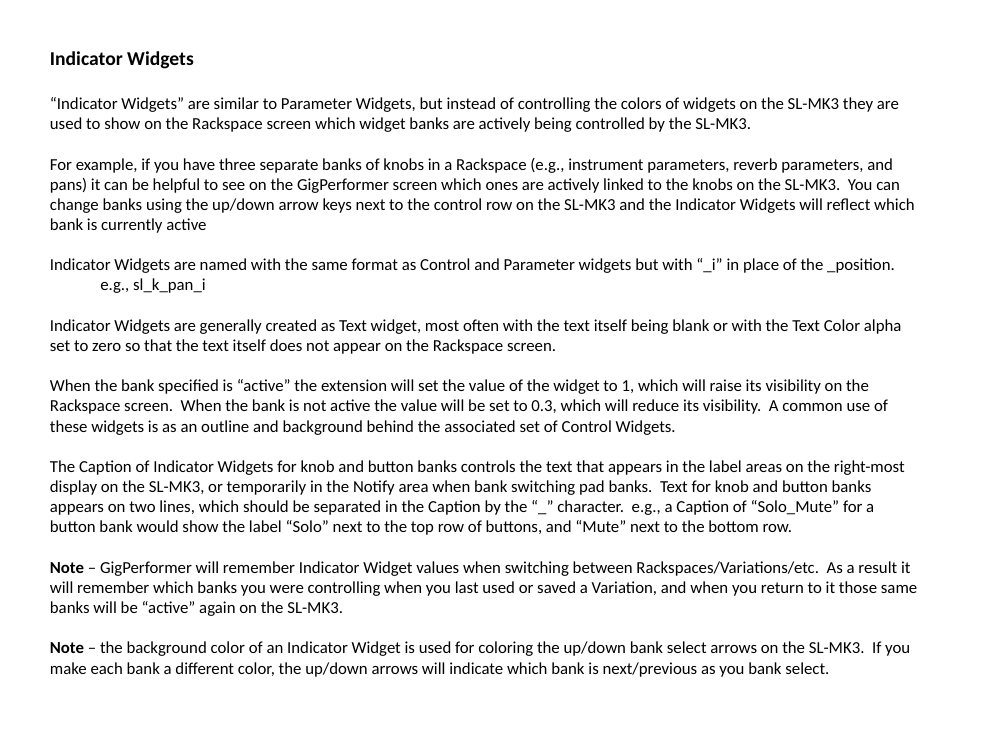
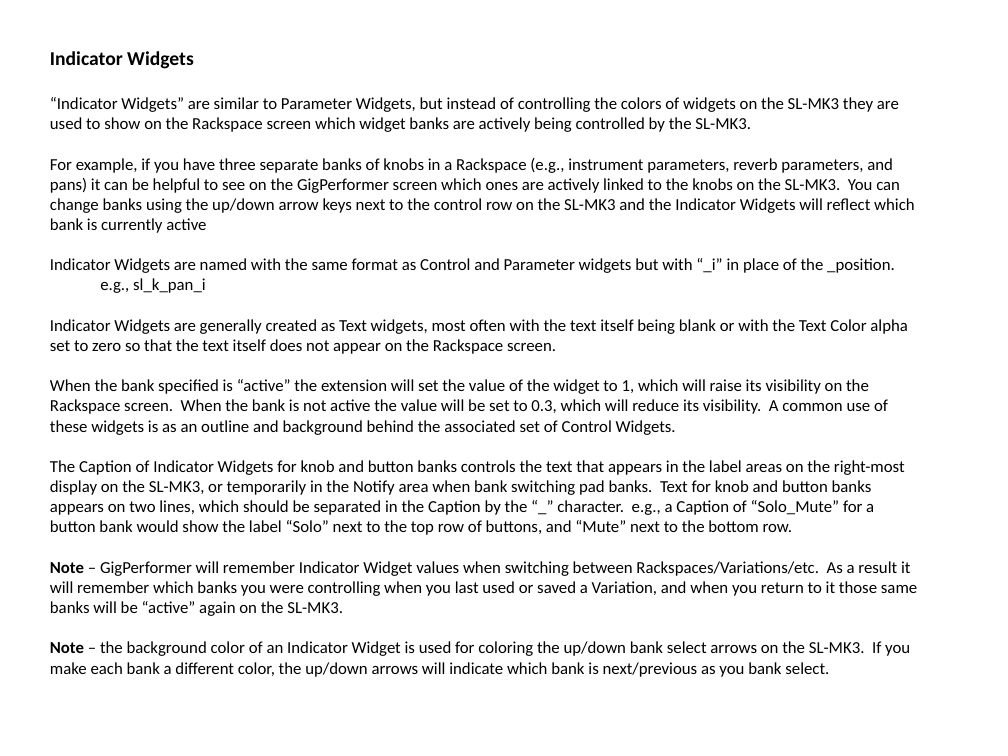
Before and after one commit to WidnerM/GP-SL-MK3, a slide deck: slide 4 of SL-MK3 Extension.pptx. Drawn at 1008x756 pixels with LibreOffice and Linux fonts; fonts in the diff are those of the drawing. Boxes give left, top, right and bottom in pixels: in the first picture for what was removed or moved away, otherwise in the second. Text is boxed around its words. In the diff, an @@ line names an element or a change of style, - is before the commit and + after.

```diff
--- a/SL-MK3 Extension.pptx
+++ b/SL-MK3 Extension.pptx
@@ text at [50, 319, 908, 354]: text changed @@
-Indicator Widgets are generally created as Text widget, most often with the text itself being blank or with the Text Color alpha set to zero so that the text itself does not appear on the Rackspace screen.
+Indicator Widgets are generally created as Text widgets, most often with the text itself being blank or with the Text Color alpha set to zero so that the text itself does not appear on the Rackspace screen.
```
Also in this commit, not shown: 2 other slides changed.
